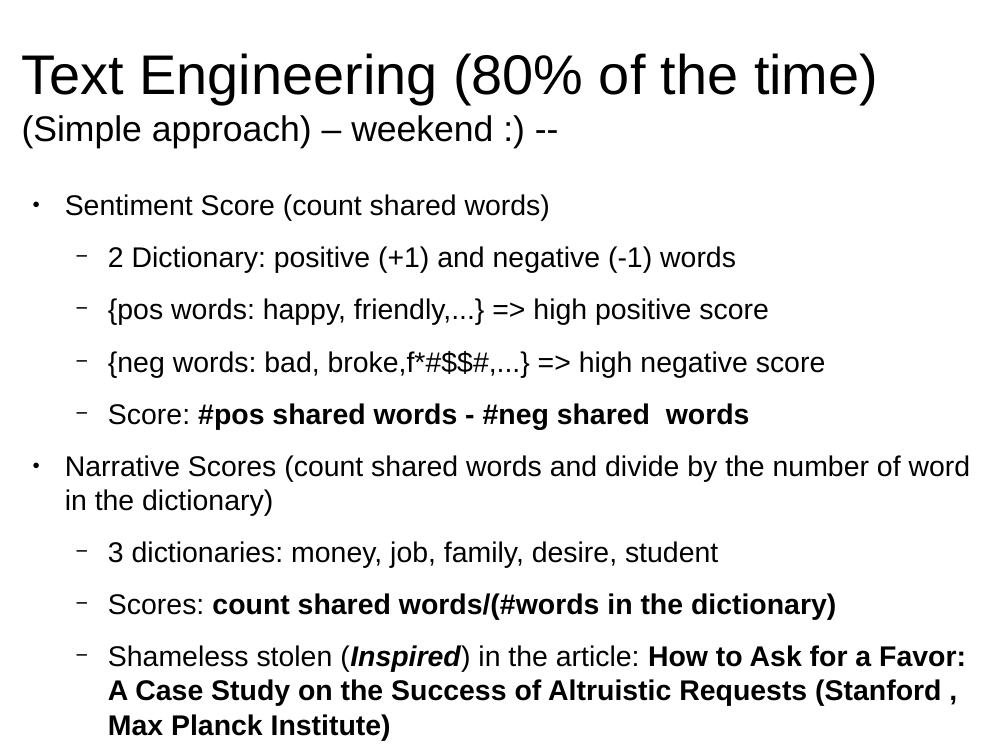
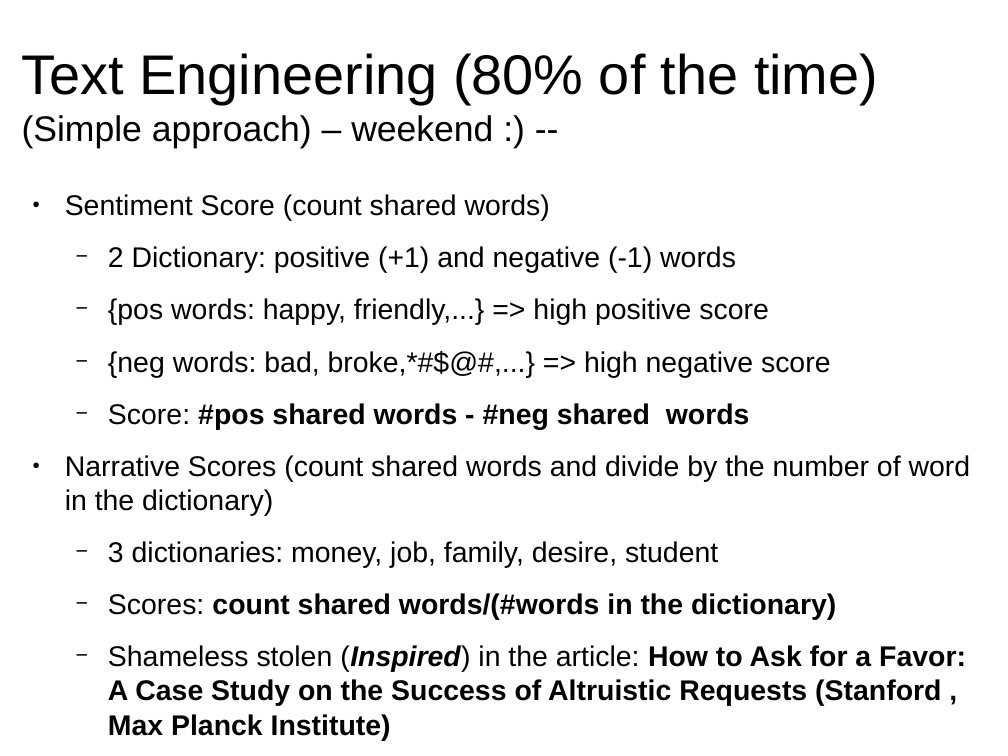
Before and after one commit to leandroohf/raop, a slide deck: slide 7 of doc/pres/pres.odp. Drawn at 1008x756 pixels with LibreOffice and Linux fonts; fonts in the diff are those of the drawing. Boxes give left, top, right and bottom in pixels: in the first picture for what was removed or moved away, otherwise in the second. Text is boxed around its words. In the diff, an @@ line names an element or a change of style, - is before the commit and + after.

```diff
--- a/doc/pres/pres.odp
+++ b/doc/pres/pres.odp
@@ text at box(108, 351, 831, 377): text changed @@
-  − {neg words: bad, broke,f*#$$#,...} => high negative score
+  − {neg words: bad, broke,*#$@#,...} => high negative score
```
Also in this commit, not shown: 1 other slide changed, 1 other file.
